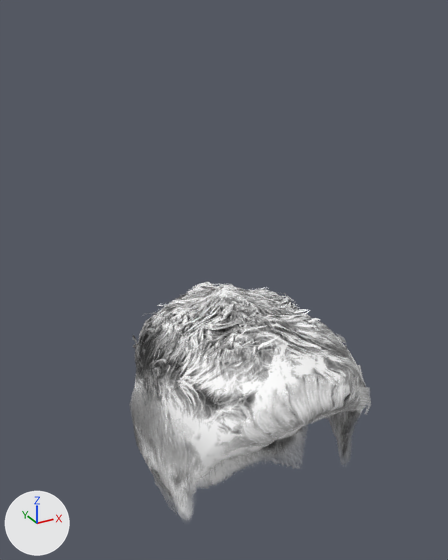
An edit to the glTF model public/models/makehuman/hair/fem/corto.gltf, drawn before and after from the same camera.
Both versions are drawn from a 50 mm lens placed at (-0.193, -0.358, 1.781), pointed at (-0.006, -0.019, 1.612). The lights are fixed; the arrows at lower left show +X, +Y and +Z. The picture after the commit comes second. Vertices at exactly the same position are counted once.

In view in the first picture: 'fem_hair_corto'.
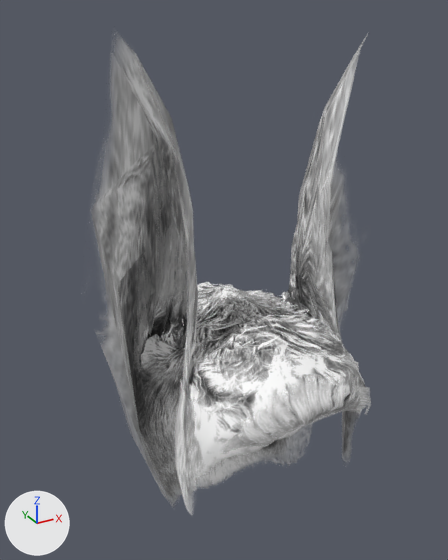
The newer file adds a shape key; the second version is drawn at full value of the shape key 'a_orejasConejo' of 'fem_hair_corto', and the change is written as the vertex moves it makes.

Pixel boxes [x1, y1, x2, y2] of what changed, in the pictures (448 x 560 px; the box of a moved part takes in the faces that stretch with it):
'fem_hair_corto', reshaped (15% wider, 103% taller)
    before: [129, 281, 371, 517]
    after: [92, 34, 371, 513]
part 1 of me_short01_008, moved or reshaped (not visible afterwards)
    before: [185, 296, 209, 309]
part 2 of me_short01_008, moved or reshaped (not visible afterwards)
    before: [188, 313, 217, 331]
part 3 of me_short01_008, moved or reshaped
    before: [129, 284, 366, 517]
    after: [92, 34, 368, 512]

The change, as a diff of the scene's bpy script:
```diff
--- a/public/models/makehuman/hair/fem/corto.gltf.py
+++ b/public/models/makehuman/hair/fem/corto.gltf.py
@@ me_short01_008 @@
 # used by ob_fem_hair_corto; location = (0.0, 0.0, 0.0)
-me_short01_008.from_pydata(...)  # 2984 vertices, 3678 faces; spans x -0.074..0.074, y -0.124..0.055, z 1.404..1.606
+me_short01_008.from_pydata(...)  # 2984 vertices, 3678 faces; spans x -0.109..0.11, y -0.124..0.055, z 1.404..1.773
+# me_short01_008 part 1: the loose piece of 8 vertices spanning x -0.033..-0.006, y -0.013..-0.01, z 1.593..1.598 is scaled about its middle by (0.903, 1.12, 0.847), then moved by (0.001, -0.001, -0.001)
+# me_short01_008 part 2: the loose piece of 10 vertices spanning x -0.044..-0.015, y -0.039..-0.032, z 1.59..1.597 is scaled about its middle by (0.915, 0.926, 1), then moved by (0.001, 0.0, 0.0)
+# me_short01_008 part 3: 1196 of 2984 vertices moved; they spanned x -0.074..0.074, y -0.111..0.039, z 1.432..1.6 and now span x -0.109..0.11, y -0.11..0.038, z 1.432..1.773; mean shift (0.0, 0.0, 0.021); largest move (-0.069, -0.039, 1.487) -> (-0.083, -0.045, 1.773)
+# other edits to the shape of me_short01_008 do not show in these pictures
 me_short01_008.materials.append(mat_hair_hair_corto)
```
